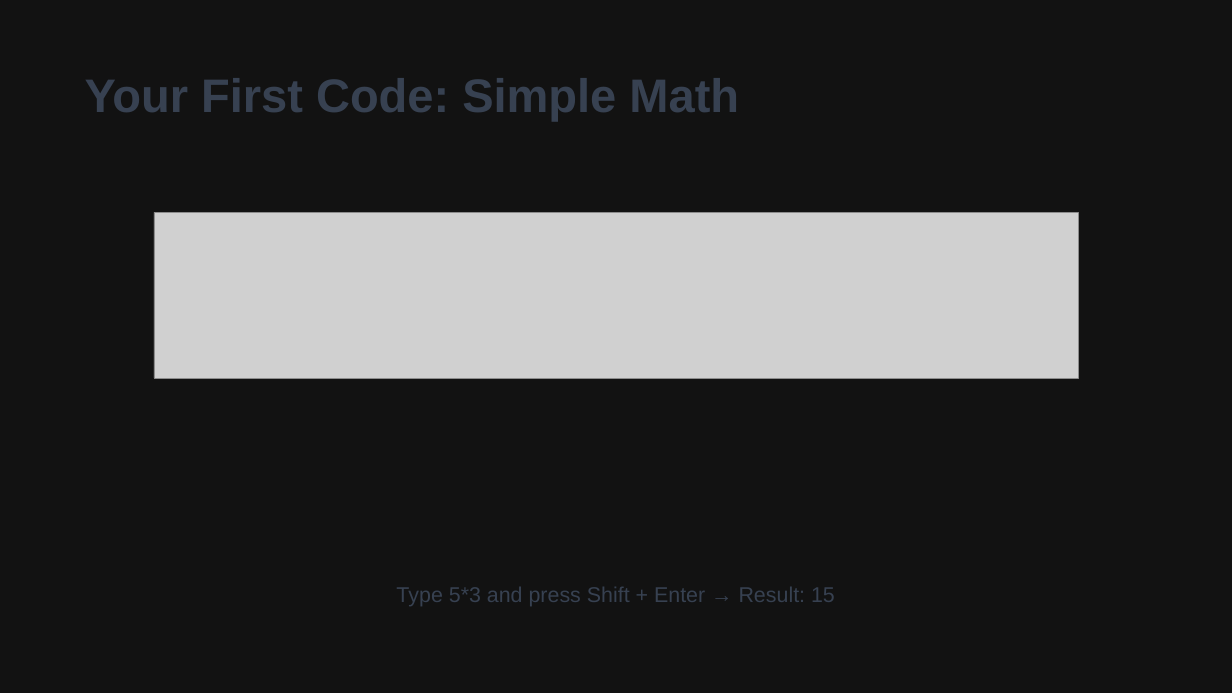
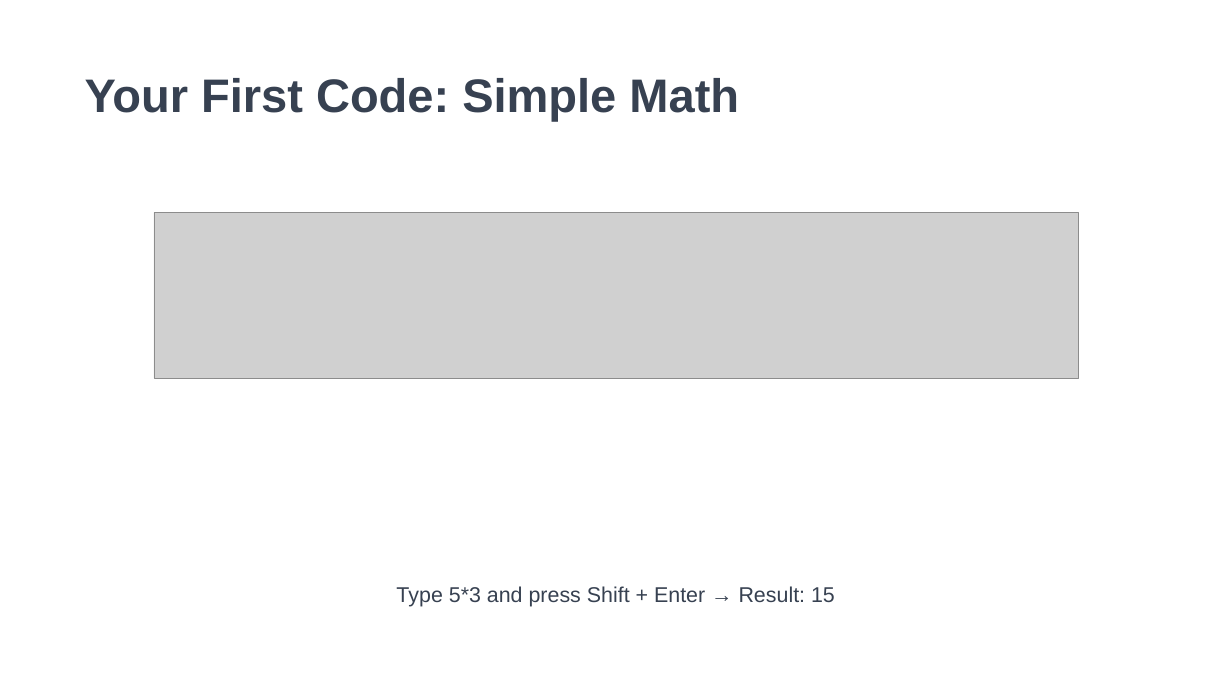
Before and after one commit to kerryback/mgmt675, a slide deck: slide 12 of colab.pptx. Drawn at 1232x693 pixels with LibreOffice and Linux fonts; fonts in the diff are those of the drawing; grey boxes stand for pictures. Boxes give left, top, right and bottom in pixels: in the first picture for what was removed or moved away, otherwise in the second. Text is boxed around its words. In the diff, an @@ line names an element or a change of style, - is before the commit and + after.

```diff
--- a/colab.pptx
+++ b/colab.pptx
@@ rectangle at (0,0,1232,693): fill #121212 to #FFFFFF @@
```
Also in this commit, not shown: 27 other slides changed, 1 other file.
